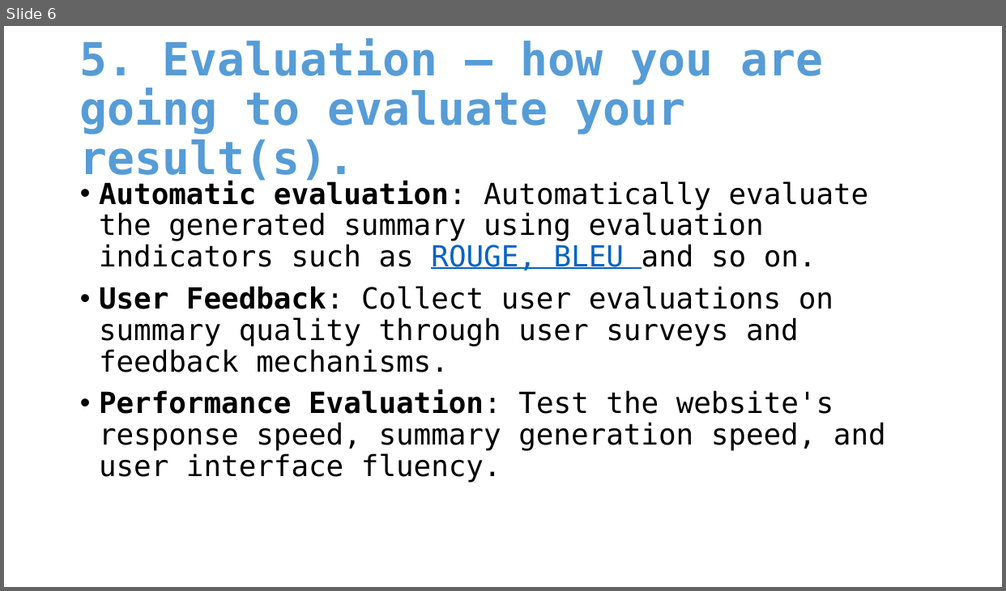
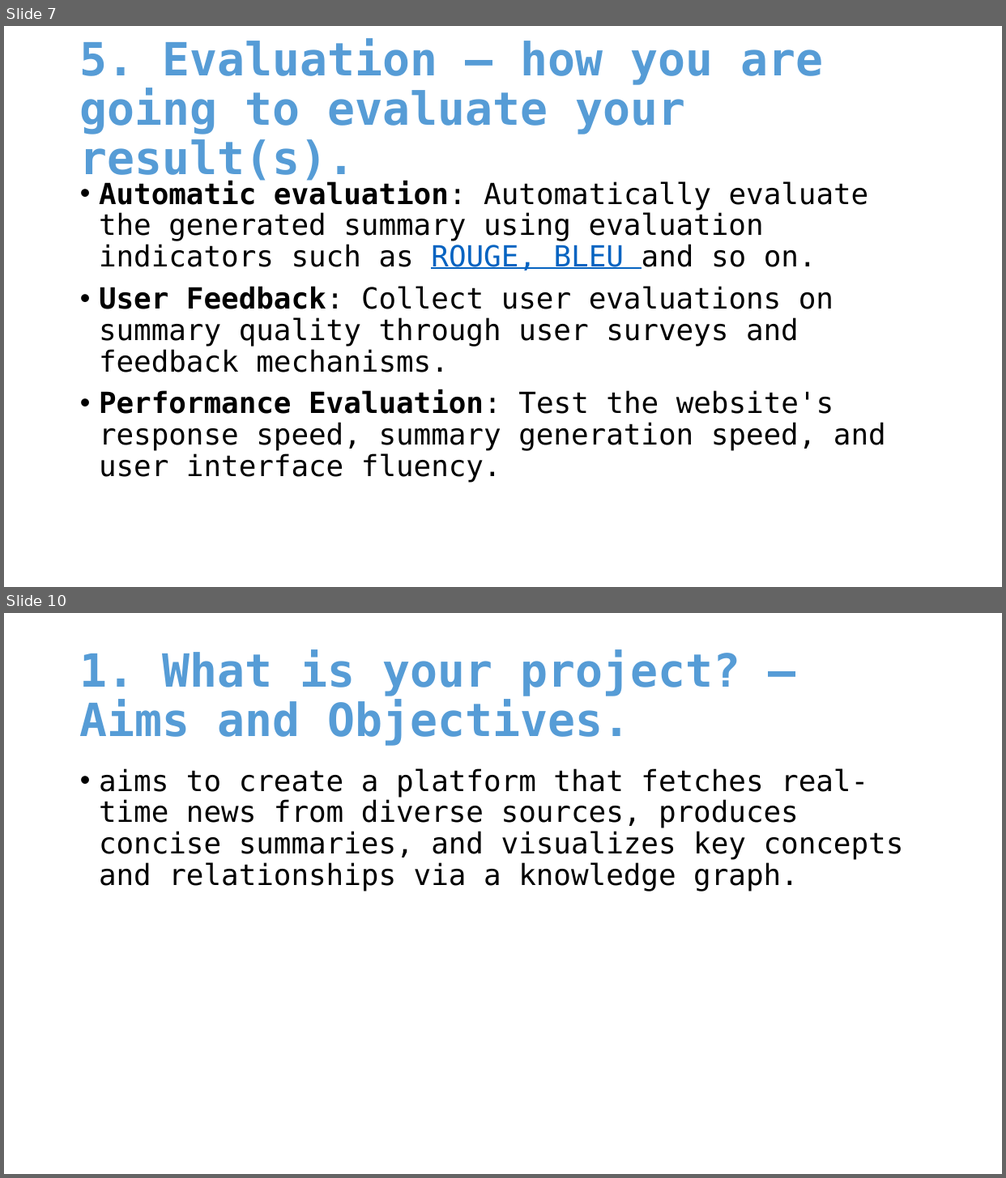
Before and after one commit to VergilOP/Note, a slide deck: University/3rd/Project/Proposal.pptx. Shown one above the other, each under a label of ours: slide 6 before the commit, slides 7 and 10 after it; the slides between them are not shown. The pictures are 1006x591 and 1006x1178 pixels, drawn with LibreOffice and Linux fonts; fonts in the diff are those of the drawing. Boxes give left, top, right and bottom in pixels: in the first picture for what was removed or moved away, otherwise in the second. Text is boxed around its words. In the diff, an @@ line names an element or a change of style, - is before the commit and + after.

Commit message:
Project Material/Ideas

```diff
--- a/University/3rd/Project/Proposal.pptx
+++ b/University/3rd/Project/Proposal.pptx
@@ slide 10 added at (x1=4, y1=613, x2=1002, y2=1174), background #FFFFFF @@
@@ title added at (x1=80, y1=649, x2=741, y2=746), 44 pt, text #569CD6, bold @@
+1. What is your project? – Aims and Objectives.
@@ text added at (x1=99, y1=769, x2=904, y2=892), 28 pt, text #000000 @@
+• aims to create a platform that fetches real-time news from diverse sources, produces concise summaries, and visualizes key concepts and relationships via a knowledge graph.
@@ what was slide 6 is now slide 7 @@
```
Also in this commit, not shown: 4 slides changed, 5 other slides added, 1 slide removed, 8 other files.
